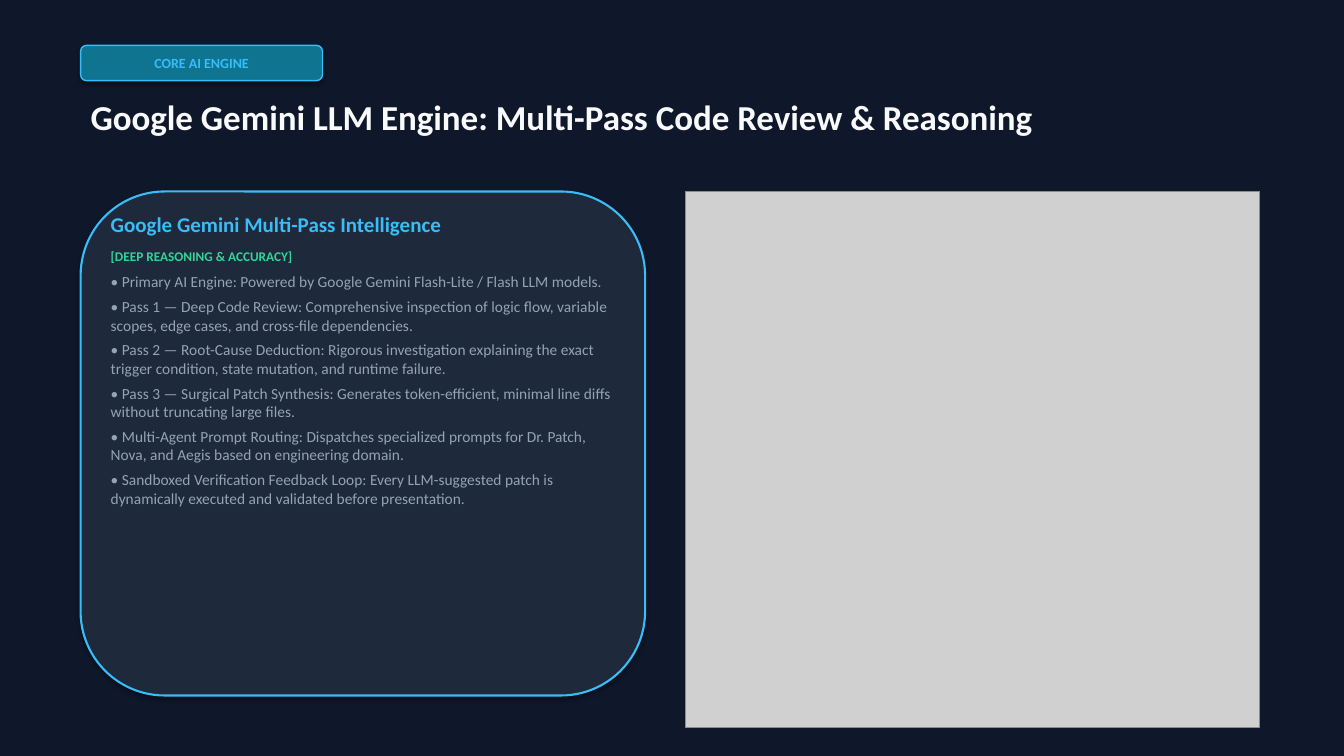
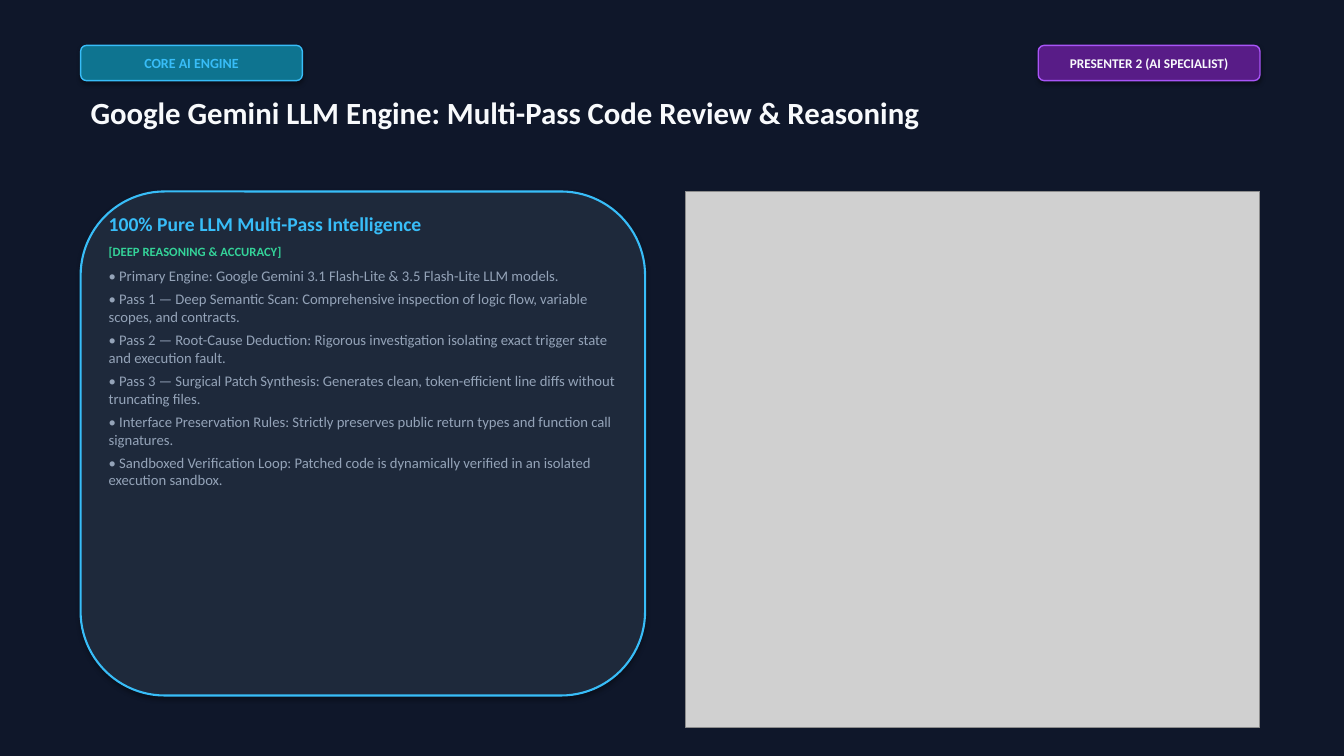
Before and after one commit to Bhimannapng/AutoPatch, a slide deck: slide 5 of AutoPatch_Presentation.pptx. Drawn at 1344x756 pixels with LibreOffice and Linux fonts; fonts in the diff are those of the drawing; grey boxes stand for pictures. Boxes give left, top, right and bottom in pixels: in the first picture for what was removed or moved away, otherwise in the second. Text is boxed around its words. In the diff, an @@ line names an element or a change of style, - is before the commit and + after.

```diff
--- a/AutoPatch_Presentation.pptx
+++ b/AutoPatch_Presentation.pptx
@@ rounded rectangle "CORE AI ENGINE" resized from (x1=81, y1=45, x2=323, y2=81) to (x1=81, y1=45, x2=302, y2=81) @@
@@ rounded rectangle added at (x1=1038, y1=45, x2=1260, y2=81), fill #581C87, outline #A855F7 1 pt, 9.5 pt, text #F8FAFC, bold @@
+PRESENTER 2 (AI SPECIALIST)
@@ text "Google Gemini LLM Engine: Multi-Pass ..." at (x1=91, y1=102, x2=918, y2=130): size 25 to 22 pt @@
@@ text at (x1=109, y1=217, x2=421, y2=235): text changed; size 15 to 14 pt @@
-Google Gemini Multi-Pass Intelligence
+100% Pure LLM Multi-Pass Intelligence
@@ text at (x1=109, y1=247, x2=281, y2=258): size 9.5 to 9 pt in "[DEEP REASONING & ACCURACY]" @@
@@ text at (x1=109, y1=271, x2=615, y2=485): text changed; size 11 to 10.5 pt @@
-• Primary AI Engine: Powered by Google Gemini Flash-Lite / Flash LLM models.
-• Pass 1 — Deep Code Review: Comprehensive inspection of logic flow, variable scopes, edge cases, and cross-file dependencies.
-• Pass 2 — Root-Cause Deduction: Rigorous investigation explaining the exact trigger condition, state mutation, and runtime failure.
-• Pass 3 — Surgical Patch Synthesis: Generates token-efficient, minimal line diffs without truncating large files.
-• Multi-Agent Prompt Routing: Dispatches specialized prompts for Dr. Patch, Nova, and Aegis based on engineering domain.
-• Sandboxed Verification Feedback Loop: Every LLM-suggested patch is dynamically executed and validated before presentation.
+• Primary Engine: Google Gemini 3.1 Flash-Lite & 3.5 Flash-Lite LLM models.
+• Pass 1 — Deep Semantic Scan: Comprehensive inspection of logic flow, variable scopes, and contracts.
+• Pass 2 — Root-Cause Deduction: Rigorous investigation isolating exact trigger state and execution fault.
+• Pass 3 — Surgical Patch Synthesis: Generates clean, token-efficient line diffs without truncating files.
+• Interface Preservation Rules: Strictly preserves public return types and function call signatures.
+• Sandboxed Verification Loop: Patched code is dynamically verified in an isolated execution sandbox.
```
Also in this commit, not shown: 6 other slides changed, 3 slides added, 3 slides removed, 16 other files.
